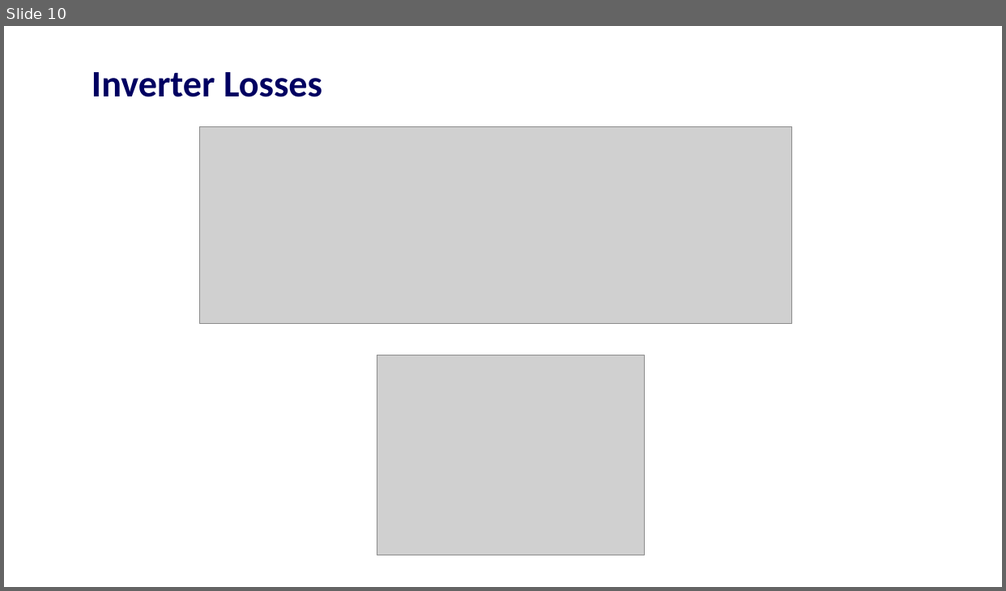
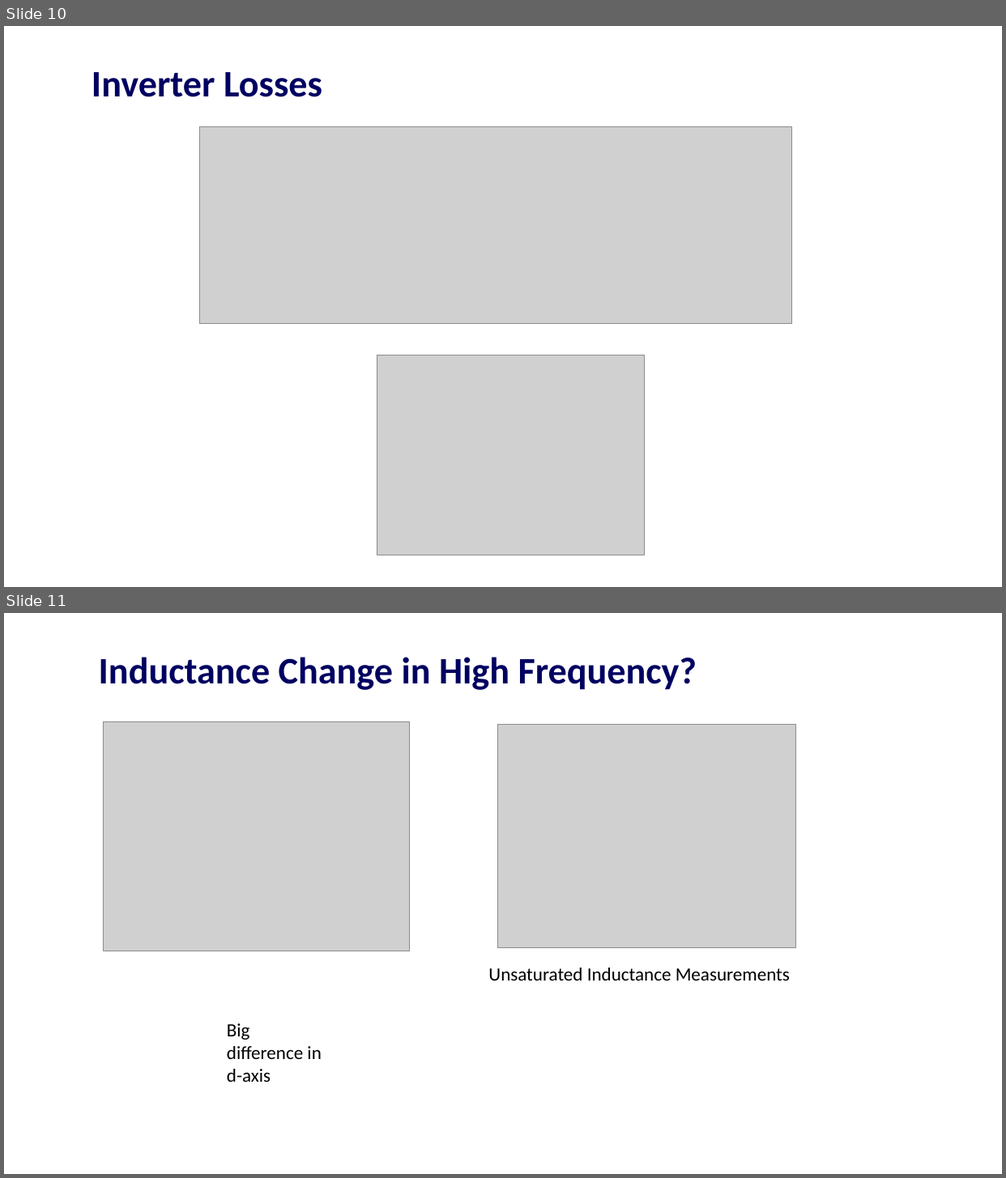
Before and after one commit to EnesAyaz/KTH, a slide deck: Weekly-Reports/2024.11.07.pptx. Shown one above the other, each under a label of ours: slide 10 before the commit, slides 10 and 11 after it. The pictures are 1006x591 and 1006x1178 pixels, drawn with LibreOffice and Linux fonts; fonts in the diff are those of the drawing; grey boxes stand for pictures; background and template pictures are left out. Boxes give left, top, right and bottom in pixels: in the first picture for what was removed or moved away, otherwise in the second. Text is boxed around its words. In the diff, an @@ line names an element or a change of style, - is before the commit and + after.

```diff
--- a/Weekly-Reports/2024.11.07.pptx
+++ b/Weekly-Reports/2024.11.07.pptx
@@ slide 11 added at <box>4,613,1002,1174</box>, background #FFFFFF @@
@@ title added at <box>99,657,697,690</box>, 36 pt, text #000061, bold @@
+Inductance Change in High Frequency?
@@ picture added at <box>104,722,410,952</box> @@
@@ picture added at <box>497,725,796,948</box> @@
@@ text added at <box>488,968,790,981</box>, 18 pt, text #000000 @@
+Unsaturated Inductance Measurements
@@ text added at <box>227,1024,321,1082</box>, 18 pt, text #000000 @@
+Big difference in d-axis
```
Also in this commit, not shown: 5 other files.
